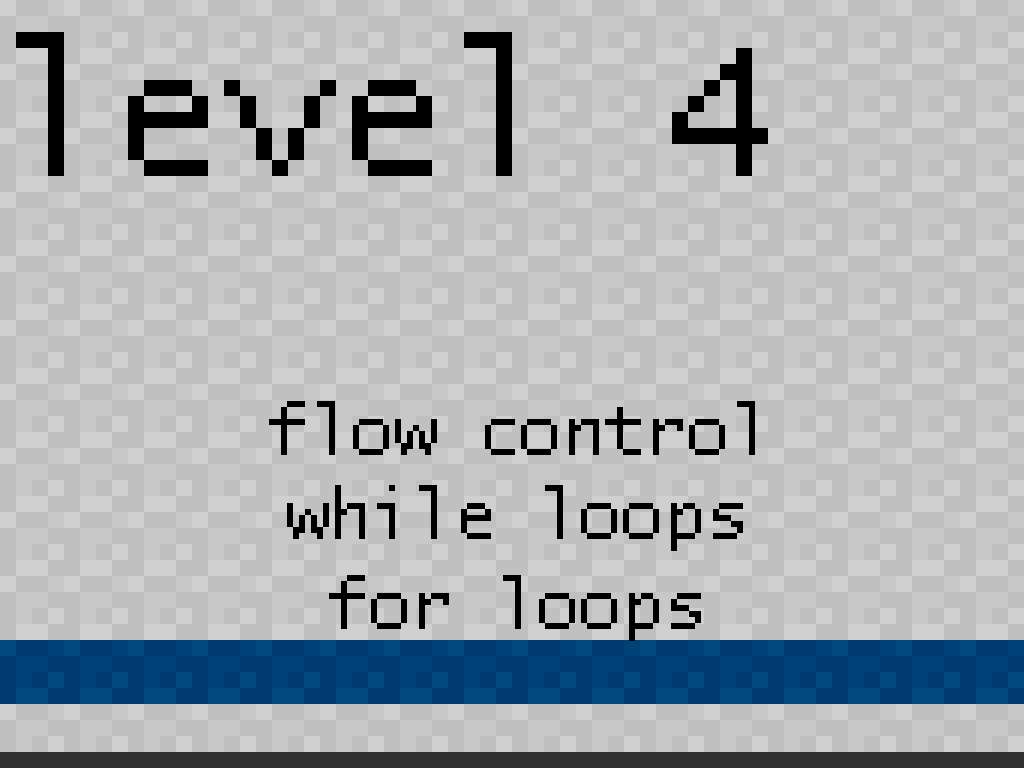
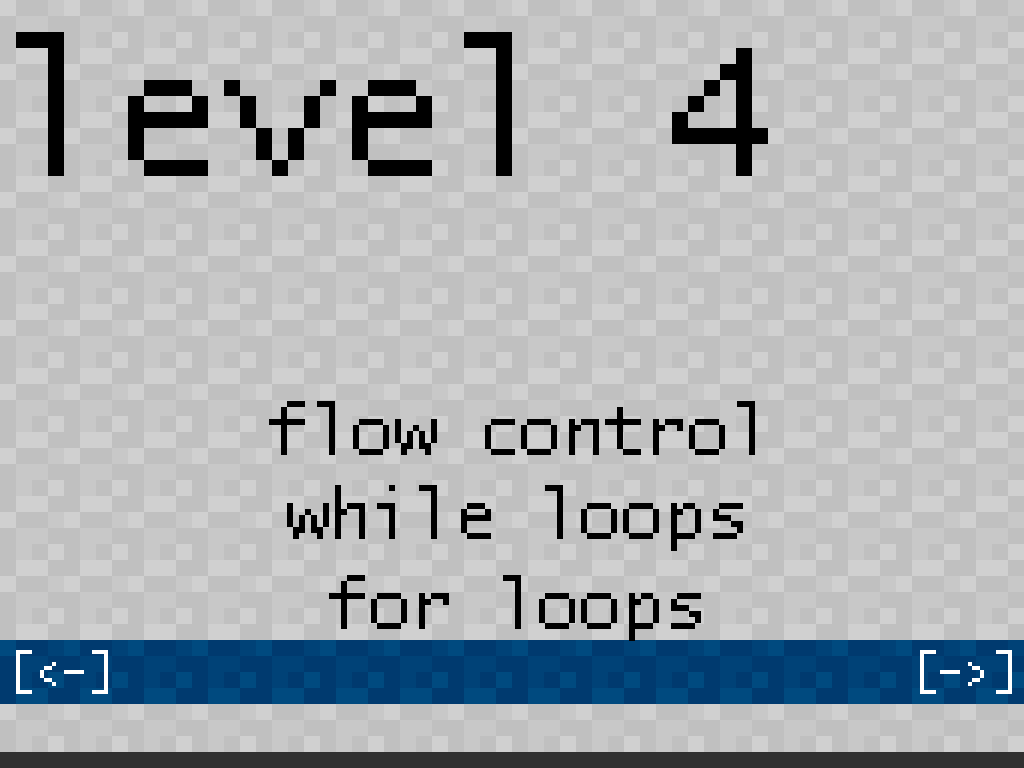
The second (1024, 768) image is a revision of the first. Changes to its layers:
added layer "left arrow" above "right arrow" over box(16, 650, 108, 694)
added layer "right arrow" above "Floor" over box(920, 650, 1012, 694)
